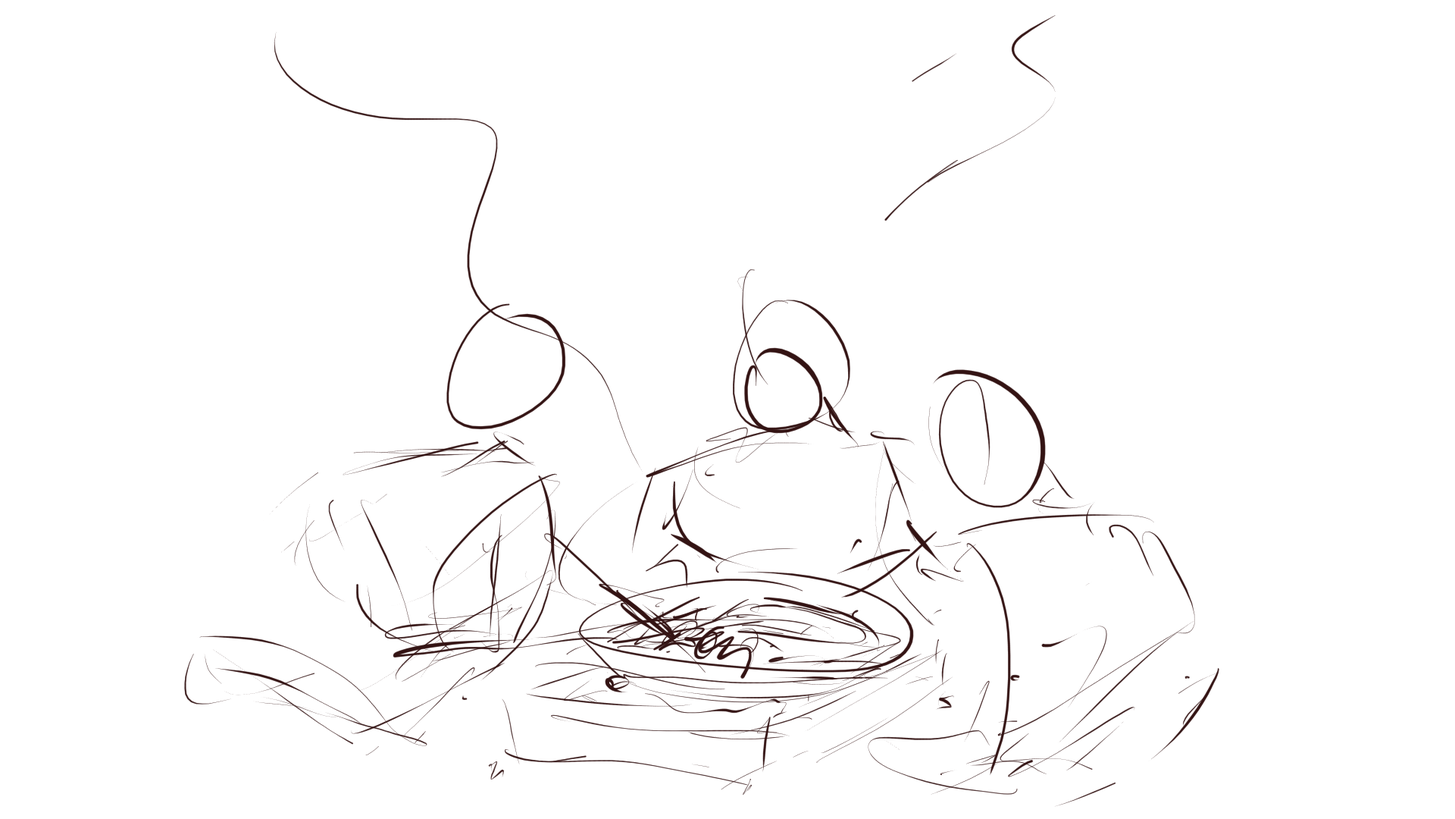
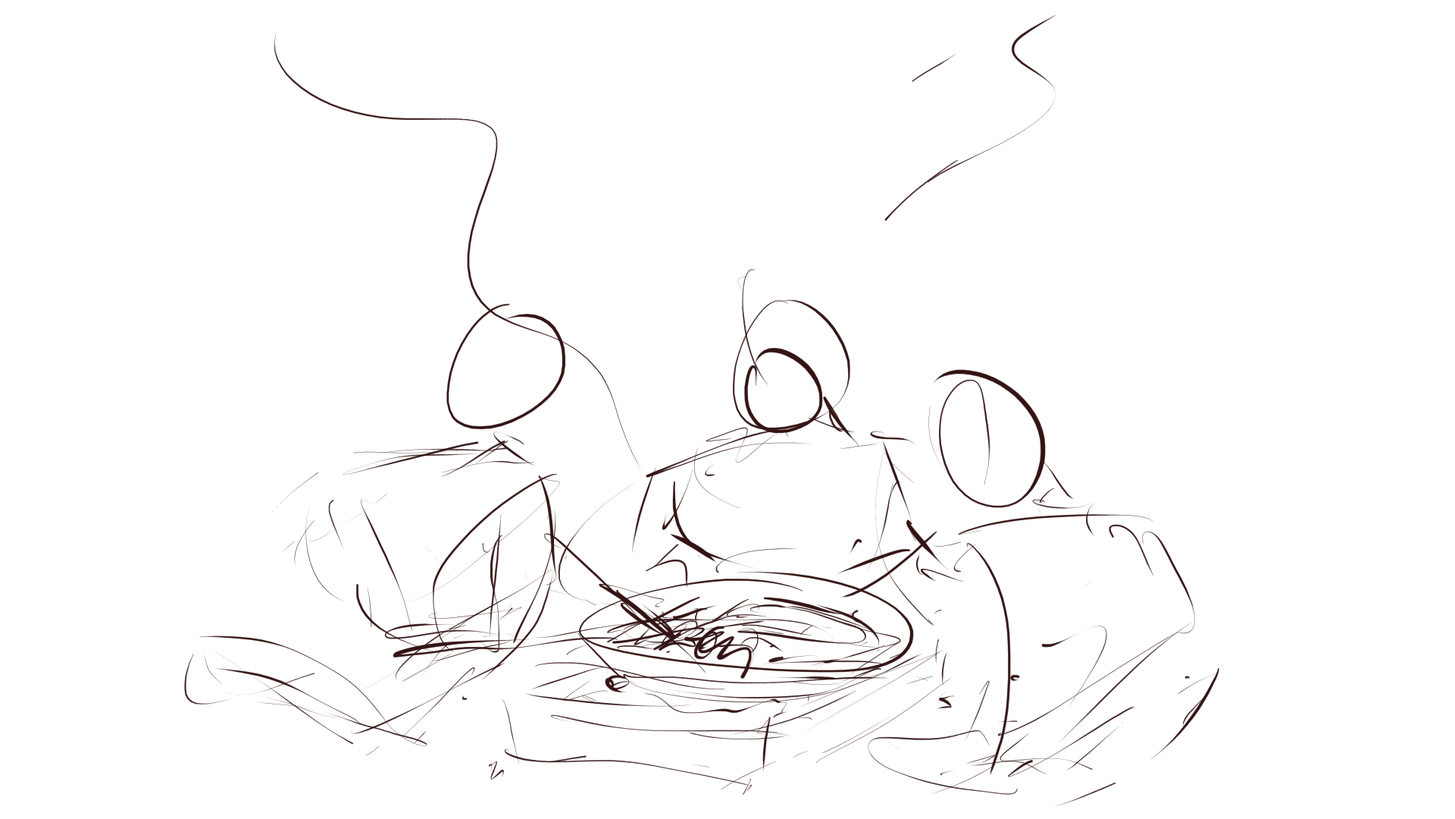
Before/after of a 1455 x 819 layered artwork. What changed in the layer stack:
painted on "Background" over bbox(814, 676, 866, 680)
